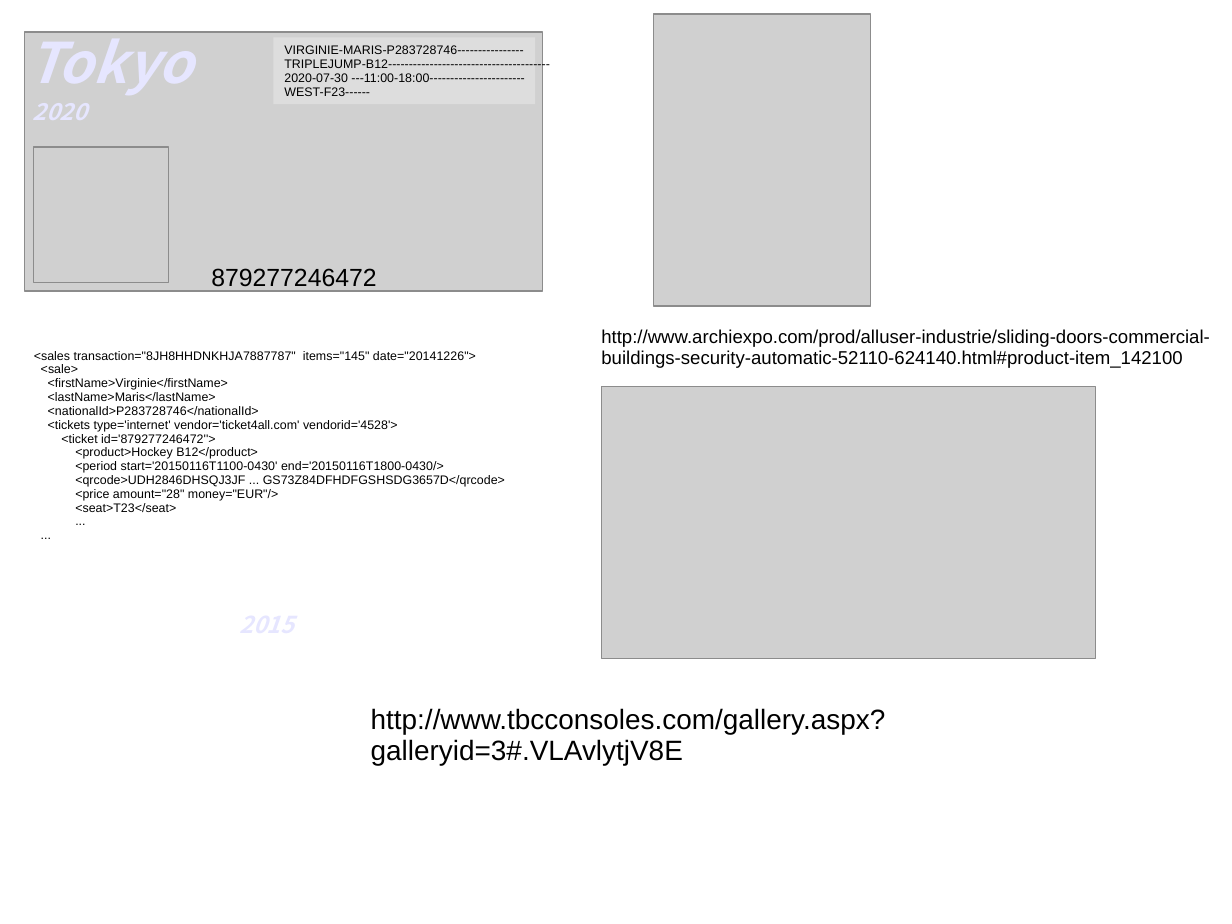
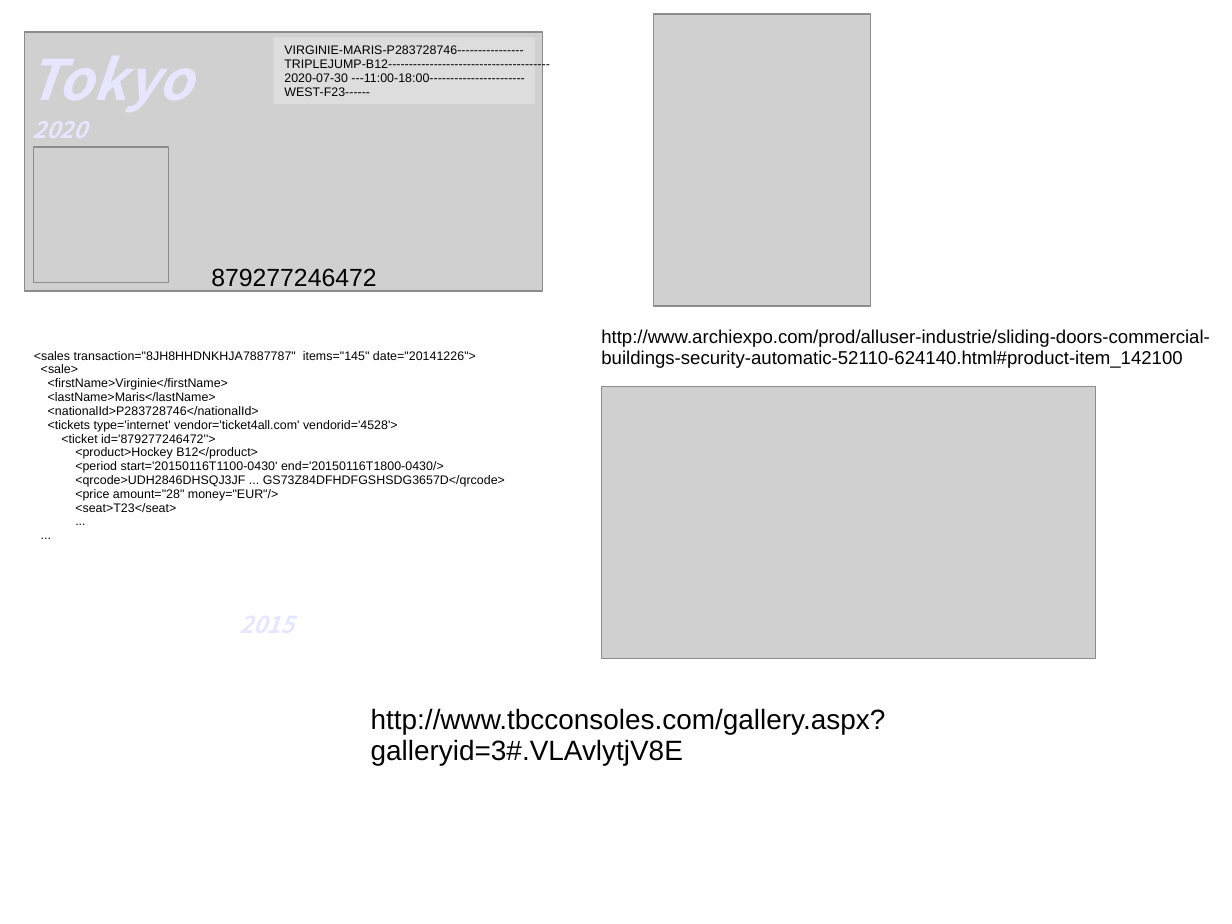
Before and after one commit to ScribesZone/CyberBatiment, a slide deck: slide 3 of docs/res/media/CyberBatiment.pptx. Drawn at 1232x924 pixels with LibreOffice and Linux fonts; fonts in the diff are those of the drawing; grey boxes stand for pictures. Boxes give left, top, right and bottom in pixels: in the first picture for what was removed or moved away, otherwise in the second. Text is boxed around its words. In the diff, an @@ line names an element or a change of style, - is before the commit and + after.

```diff
--- a/docs/res/media/CyberBatiment.pptx
+++ b/docs/res/media/CyberBatiment.pptx
@@ text "Tokyo 2020" rewrapped from <box>27,23,193,95</box> to <box>27,56,193,138</box> @@
```
Also in this commit, not shown: 2 other files.
